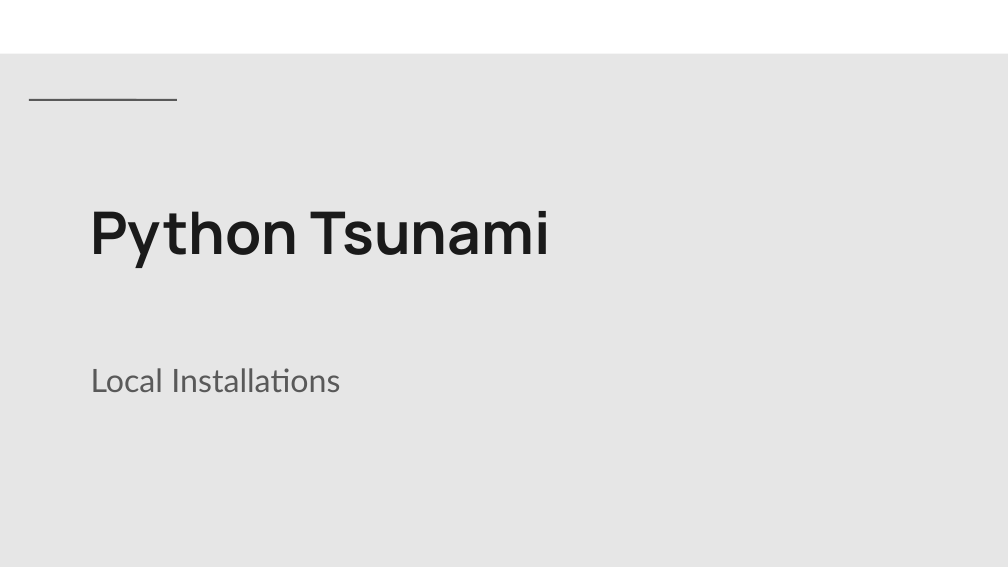
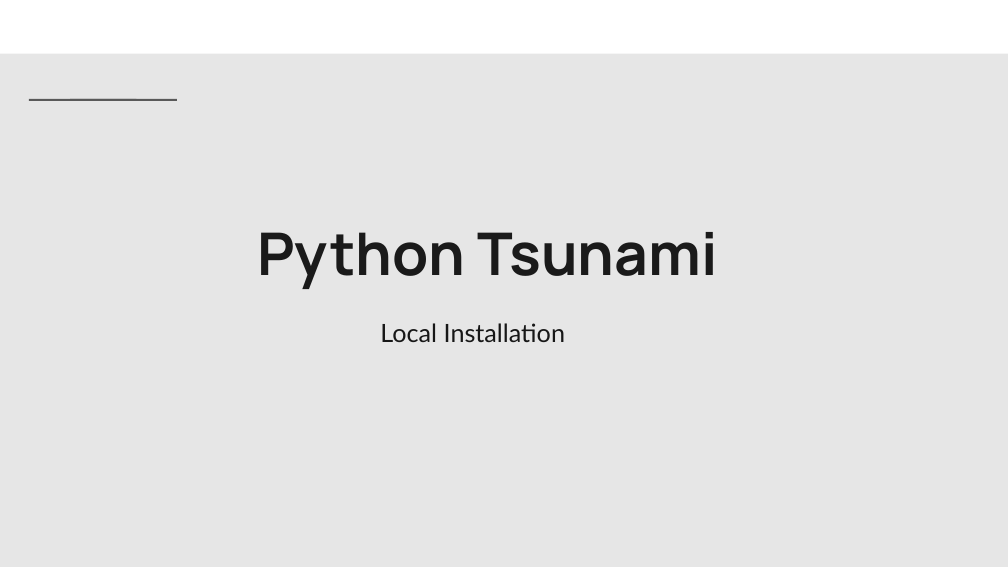
Before and after one commit to Center-for-Health-Data-Science/PythonTsunami, a slide deck: slide 1 of slides/Python Tsunami Local Installations vs code.pptx. Drawn at 1008x567 pixels with LibreOffice and Linux fonts; fonts in the diff are those of the drawing; background and template pictures are left out. Boxes give left, top, right and bottom in pixels: in the first picture for what was removed or moved away, otherwise in the second. Text is boxed around its words. In the diff, an @@ line names an element or a change of style, - is before the commit and + after.

```diff
--- a/slides/Python Tsunami Local Installations vs code.pptx
+++ b/slides/Python Tsunami Local Installations vs code.pptx
@@ title "Python Tsunami": place and size @@
-title "Python Tsunami" at bbox=[90, 211, 551, 268]
+title "Python Tsunami" at bbox=[257, 232, 718, 289]
@@ subtitle at bbox=[380, 323, 565, 342]: text changed; size 23 to 18 pt; text colour #595959 to #171717 @@
-Local Installations
+Local Installation
```
Also in this commit, not shown: 10 other slides changed, 3 other files.
